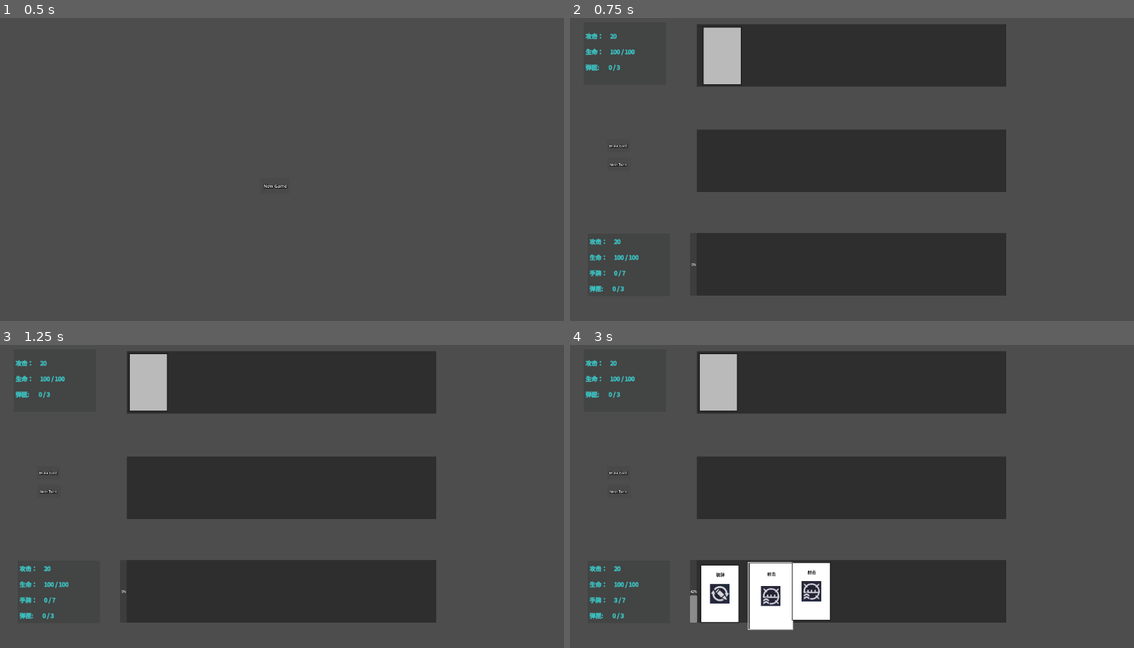
Above: before the commit, frames 1-4 (two rows, left to right).
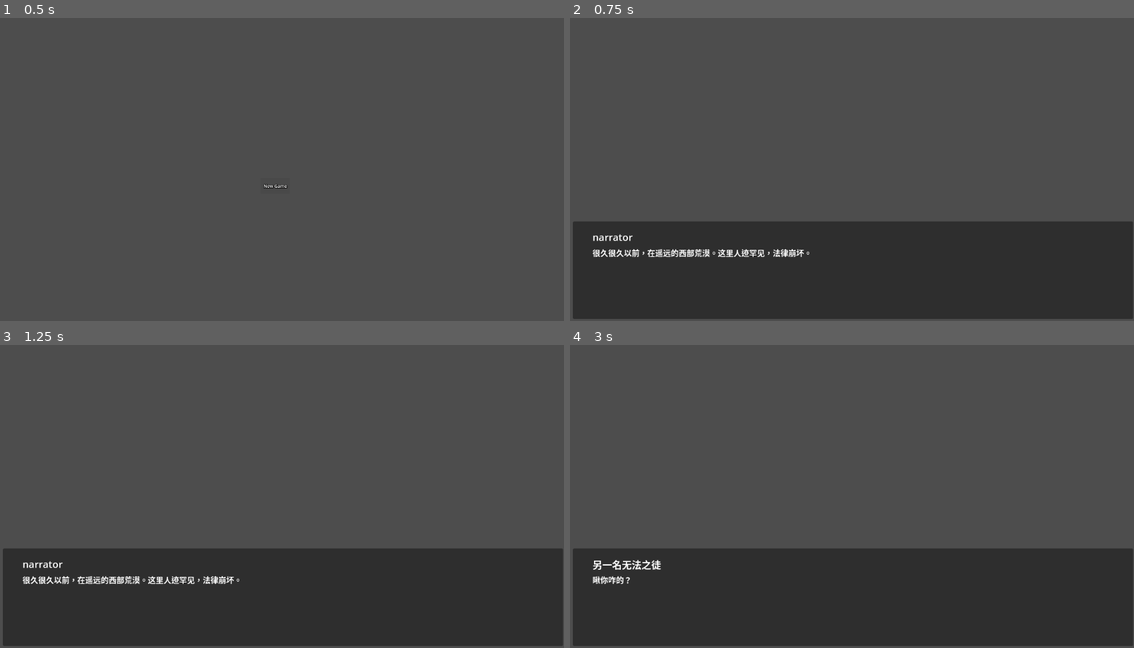
Above: after the commit, the same moments.

Repository: secondreich/Cards-of-Gun
Game: Godot game, scene res://menu.tscn
Same seed, same stepped clock (60 frames per second), same inputs: the game is played once before the commit and once after it. The engine's default icon, where the game draws it, is replaced by a stand-in: a white triangle on a blue panel in a dark square.
Inputs (mouse positions are in pixels of both pictures, inside the frame that each line leads up to; where the layout moved, square brackets give the same spot in the first picture):
- Up to frame 1 (0.5 s): no input
- Up to frame 2 (0.75 s): click (846, 184) at 0.5 s
- Up to frame 3 (1.25 s): no input
- Up to frame 4 (3 s): click (852, 596) [620, 472] at 1.25 s; click (852, 596) at 2.02 s; click (716, 590) at 2.77 s

Frame 1 is identical in both runs. In frame 2, 41% of the frame differs, in the area x 0-100%, y 2-100%; in frame 3, 41%; in frame 4, 44%.

Commit message:
更新对话框与剧情

Diff:
--- a/Card/Card_test.tscn
+++ b/Card/Card_test.tscn
@@ -78,6 +78,7 @@
 metadata/_edit_use_anchors_ = true
 
 [node name="Card Button" type="Button" parent="."]
+self_modulate = Color(1, 1, 1, 0.043137256)
 layout_mode = 1
 anchors_preset = -1
 anchor_left = 0.03636364
--- a/Card/card.gd
+++ b/Card/card.gd
@@ -7,7 +7,7 @@
 @export var follow_target : Node
 
 var velocity = Vector2.ZERO
-var damping = 0.25
+var damping = 0.3
 var stiffness = 500
 
 var whichDeckIn #检查卡组落点
--- a/Gd script/main.gd
+++ b/Gd script/main.gd
@@ -27,6 +27,8 @@
 
 func _ready() -> void:
 	$HandCardPer.max_value = 7
+	$OppoentProperty/OppoentLife2.max_value = oppoentrMaxLife
+	$PlayerProperty/PlayLife2.max_value = playerMaxLife
 	update_data()
 	get_oppoent_cards()
 	print("ready")
@@ -36,10 +38,10 @@
 	var handsCards = $HandCards.cardDeck.get_children()
 
 	#判断是否能下一轮
-	#if scene_1.card_total_num < playerLife:
-		#$DrawCard/Button.disabled = false
-	#else:
-		#$DrawCard/Button.disabled = true
+	if scene_1.card_total_num <  playerLife/20 :
+		$DrawCard/Button.disabled = false
+	else:
+		$DrawCard/Button.disabled = true
 
 	#检查复数牌的打出机制
 	if not usedCards.is_empty():
@@ -72,6 +74,11 @@
 	return cardToAdd
 
 func get_cards():
+	#复数检查防止掉帧
+	if scene_1.card_total_num <  playerLife/20 :
+		$DrawCard/Button.disabled = false
+
+
 	var num_cards = 3
 	var cards_drawn = 0
 	var selected_cards = []
@@ -104,6 +111,8 @@
 #更新数据
 func update_data() -> void:
 	$HandCardPer.value = scene_1.card_total_num
+	$OppoentProperty/OppoentLife2.value = oppoentLife
+	$PlayerProperty/PlayLife2.value = playerLife
 	$PlayerProperty/PlayerAttack.text ="攻击：     " + str(playerAttack)
 	$PlayerProperty/PlayerHandCard.text = "手牌：     " + str(scene_1.card_total_num) + " / " + str(7)
 	$PlayerProperty/PlayerLife.text = "生命：     " + str(playerLife) + " / " + str(playerMaxLife)
@@ -138,7 +147,8 @@
 		c.cardCurrentState = c.cardState.del
 
 		#在弃牌堆中加入打出的卡，再从使用栏中将其删掉
-		discard_deck.append(c.cardName)
+		if c.cardName != "volley":
+			discard_deck.append(c.cardName)
 		delCards +=1
 	scene_1.card_total_num -= delCards
 
@@ -213,7 +223,7 @@
 	if oppoentAmmo == oppoentMaxAmmo:
 		return ["volley"]
 	if playerAmmo == 0:
-		oppoentCards.filter(func(x): return x != "avoid")
+		oppoentCards = oppoentCards.filter(func(x): return x != "avoid")
 	if oppoentAmmo == 0:
-		oppoentCards.filter(func(x): return x != "shoot")
+		oppoentCards = oppoentCards.filter(func(x): return x != "shoot")
 	return oppoentCards
--- a/Gd script/menu.gd
+++ b/Gd script/menu.gd
@@ -2,5 +2,5 @@
 
 
 func _start_new_game() -> void:
-	get_tree().change_scene_to_file("res://main.tscn")
+	get_tree().change_scene_to_file("res://stories.tscn")
 	pass
--- /dev/null
+++ b/dialogue/dialogue.gd
@@ -0,0 +1,13 @@
+extends Resource
+
+class_name dialogue
+
+@export var speaker : String
+@export var content : String
+@export var avatar : Texture
+#头像位置可以在左右或者无
+enum avatarEnum {left, right, noAcatar}
+enum uiEnum {up, mid, bottle}
+
+@export var avatarPosition = avatarEnum.noAcatar
+@export var uiPosition = uiEnum.bottle
--- /dev/null
+++ b/dialogue/dialogueGroup.gd
@@ -0,0 +1,5 @@
+extends Resource
+
+class_name dialogueGroup
+
+@export var dialogueGroup : Array[dialogue]
--- /dev/null
+++ b/dialogue/dialogueUi.tscn
@@ -0,0 +1,73 @@
+[gd_scene load_steps=3 format=3 uid="uid://4r7rawsck8wa"]
+
+[ext_resource type="Script" uid="uid://b64de4ov6o6bb" path="res://dialogue/dialogue_ui.gd" id="1_fs2ar"]
+[ext_resource type="Resource" uid="uid://x07kd5hv2ckp" path="res://dialogue/startStorie.tres" id="2_2pfd6"]
+
+[node name="DialogueUi" type="Control" node_paths=PackedStringArray("leftAvatar", "speaker", "content", "rightAvatar")]
+custom_minimum_size = Vector2(1150, 200)
+layout_mode = 3
+anchor_right = 0.9982639
+anchor_bottom = 1.0030864
+script = ExtResource("1_fs2ar")
+leftAvatar = NodePath("HBoxContainer/leftAvatar")
+speaker = NodePath("HBoxContainer/Panel/MarginContainer/VBoxContainer/speaker")
+content = NodePath("HBoxContainer/Panel/MarginContainer/VBoxContainer/content")
+rightAvatar = NodePath("HBoxContainer/rightAvatar")
+mainDialogues = ExtResource("2_2pfd6")
+metadata/_edit_use_anchors_ = true
+
+[node name="HBoxContainer" type="HBoxContainer" parent="."]
+layout_mode = 0
+offset_right = 1152.0
+offset_bottom = 200.0
+
+[node name="leftAvatar" type="TextureRect" parent="HBoxContainer"]
+custom_minimum_size = Vector2(0, 200)
+layout_mode = 2
+
+[node name="Panel" type="Panel" parent="HBoxContainer"]
+layout_mode = 2
+size_flags_horizontal = 3
+
+[node name="MarginContainer" type="MarginContainer" parent="HBoxContainer/Panel"]
+layout_mode = 1
+anchors_preset = 15
+anchor_right = 1.0
+anchor_bottom = 1.0
+grow_horizontal = 2
+grow_vertical = 2
+theme_override_constants/margin_left = 40
+theme_override_constants/margin_top = 18
+theme_override_constants/margin_right = 40
+theme_override_constants/margin_bottom = 18
+
+[node name="VBoxContainer" type="VBoxContainer" parent="HBoxContainer/Panel/MarginContainer"]
+layout_mode = 2
+size_flags_horizontal = 3
+
+[node name="speaker" type="RichTextLabel" parent="HBoxContainer/Panel/MarginContainer/VBoxContainer"]
+custom_minimum_size = Vector2(0, 30)
+layout_mode = 2
+theme_override_font_sizes/normal_font_size = 20
+text = "SPEAKER"
+
+[node name="content" type="RichTextLabel" parent="HBoxContainer/Panel/MarginContainer/VBoxContainer"]
+layout_mode = 2
+size_flags_vertical = 3
+text = "Content
+"
+
+[node name="rightAvatar" type="TextureRect" parent="HBoxContainer"]
+custom_minimum_size = Vector2(0, 200)
+layout_mode = 2
+
+[node name="Button" type="Button" parent="."]
+self_modulate = Color(1, 1, 1, 0)
+layout_mode = 1
+anchors_preset = 15
+anchor_right = 1.0
+anchor_bottom = 1.0
+grow_horizontal = 2
+grow_vertical = 2
+
+[connection signal="button_down" from="Button" to="." method="_on_click_to_next_dialogue"]
--- /dev/null
+++ b/dialogue/dialogue_ui.gd
@@ -0,0 +1,42 @@
+extends Control
+
+@export_group("UI")
+@export var leftAvatar : TextureRect
+@export var speaker : RichTextLabel
+@export var content : RichTextLabel
+@export var rightAvatar : TextureRect
+
+@export_group("对话组")
+@export var mainDialogues : dialogueGroup
+
+var dialogue_index = 0
+
+func _ready():
+	add_next_dialogue()
+
+
+func add_next_dialogue() -> void:
+	var now_dialogue = mainDialogues.dialogueGroup[dialogue_index]
+	#填充对话内容
+	speaker.text = now_dialogue.speaker
+	content.text = now_dialogue.content
+	if now_dialogue.avatarPosition == dialogue.avatarEnum.left:
+		leftAvatar.texture = now_dialogue.avatar
+	elif now_dialogue.avatarPosition == dialogue.avatarEnum.right:
+		rightAvatar.texture = now_dialogue.avatar
+
+	if now_dialogue.uiPosition == dialogue.uiEnum.up:
+		pass
+	elif now_dialogue.uiPosition == dialogue.uiEnum.mid:
+		pass
+	elif now_dialogue.uiPosition == dialogue.uiEnum.bottle:
+		pass
+
+
+func _on_click_to_next_dialogue():
+	dialogue_index += 1
+	if dialogue_index < mainDialogues.dialogueGroup.size():
+		add_next_dialogue()
+	else:
+		self.visible = 0
+		get_tree().change_scene_to_file("res://main.tscn")
--- /dev/null
+++ b/dialogue/startStorie.tres
@@ -0,0 +1,39 @@
+[gd_resource type="Resource" script_class="dialogueGroup" load_steps=8 format=3 uid="uid://x07kd5hv2ckp"]
+
+[ext_resource type="Script" uid="uid://rtxg2hbq8r7j" path="res://dialogue/dialogue.gd" id="1_mwtk7"]
+[ext_resource type="Script" uid="uid://c8swl8bq053et" path="res://dialogue/dialogueGroup.gd" id="2_vp4yp"]
+
+[sub_resource type="Resource" id="Resource_mwtk7"]
+script = ExtResource("1_mwtk7")
+speaker = "narrator"
+content = "很久很久以前，在遥远的西部荒漠。这里人迹罕见，法律崩坏。"
+metadata/_custom_type_script = "uid://rtxg2hbq8r7j"
+
+[sub_resource type="Resource" id="Resource_vp4yp"]
+script = ExtResource("1_mwtk7")
+speaker = "narrator"
+content = "一天两名无法之徒在这里相遇。很不幸，两人并无恩怨，但却生起矛盾。"
+metadata/_custom_type_script = "uid://rtxg2hbq8r7j"
+
+[sub_resource type="Resource" id="Resource_dpmfy"]
+script = ExtResource("1_mwtk7")
+speaker = "一名无法之徒"
+content = "你瞅啥？"
+metadata/_custom_type_script = "uid://rtxg2hbq8r7j"
+
+[sub_resource type="Resource" id="Resource_3pj85"]
+script = ExtResource("1_mwtk7")
+speaker = "另一名无法之徒"
+content = "瞅你咋的？"
+metadata/_custom_type_script = "uid://rtxg2hbq8r7j"
+
+[sub_resource type="Resource" id="Resource_v0ok2"]
+script = ExtResource("1_mwtk7")
+speaker = "narrator"
+content = "现在他们有恩怨了，于是两人决定用决斗来解决这些，然而就在这时……"
+metadata/_custom_type_script = "uid://rtxg2hbq8r7j"
+
+[resource]
+script = ExtResource("2_vp4yp")
+dialogueGroup = Array[ExtResource("1_mwtk7")]([SubResource("Resource_mwtk7"), SubResource("Resource_vp4yp"), SubResource("Resource_dpmfy"), SubResource("Resource_3pj85"), SubResource("Resource_v0ok2")])
+metadata/_custom_type_script = "uid://c8swl8bq053et"
--- a/main.tscn
+++ b/main.tscn
@@ -9,6 +9,12 @@
 font_size = 18
 shadow_size = 12
 shadow_color = Color(0.00392157, 0, 0, 0.615686)
+
+[sub_resource type="FontVariation" id="FontVariation_1bvp3"]
+
+[sub_resource type="Theme" id="Theme_lquwl"]
+default_font = SubResource("FontVariation_1bvp3")
+default_font_size = 1
 
 [node name="Main" type="Node2D" node_paths=PackedStringArray("scene_1", "scene_2")]
 position = Vector2(0.99999994, 0)
@@ -155,6 +161,18 @@
 vertical_alignment = 1
 metadata/_edit_use_anchors_ = true
 
+[node name="OppoentLife2" type="ProgressBar" parent="OppoentProperty"]
+modulate = Color(0.5686275, 0.20392157, 0, 1)
+self_modulate = Color(0.9815763, 0.9815763, 0.9815763, 1)
+layout_mode = 0
+anchor_left = 0.01904762
+anchor_top = 0.375
+anchor_right = 0.9714286
+anchor_bottom = 0.5625
+theme = SubResource("Theme_lquwl")
+value = 100.0
+metadata/_edit_use_anchors_ = true
+
 [node name="PlayerProperty" type="Panel" parent="."]
 modulate = Color(0.011764706, 0.12156863, 0.16470589, 0.49803922)
 self_modulate = Color(0.36862746, 0.36862746, 0.36862746, 0.4)
@@ -216,5 +234,17 @@
 label_settings = ExtResource("5_lquwl")
 vertical_alignment = 1
 
+[node name="PlayLife2" type="ProgressBar" parent="PlayerProperty"]
+modulate = Color(0.5686275, 0.20392157, 0, 1)
+self_modulate = Color(0.9815763, 0.9815763, 0.9815763, 1)
+layout_mode = 0
+anchor_left = 0.017857138
+anchor_top = 0.2890625
+anchor_right = 0.9702381
+anchor_bottom = 0.4765625
+theme = SubResource("Theme_lquwl")
+value = 100.0
+metadata/_edit_use_anchors_ = true
+
 [connection signal="button_down" from="DrawCard/Button" to="." method="get_cards"]
 [connection signal="button_down" from="NextTurn/Button" to="." method="next_turn"]
--- /dev/null
+++ b/stories.tscn
@@ -0,0 +1,11 @@
+[gd_scene load_steps=2 format=3 uid="uid://blpxnyj1yikx6"]
+
+[ext_resource type="PackedScene" uid="uid://4r7rawsck8wa" path="res://dialogue/dialogueUi.tscn" id="1_emke5"]
+
+[node name="Stories" type="Node2D"]
+
+[node name="DialogueUi" parent="." instance=ExtResource("1_emke5")]
+offset_left = 2.0
+offset_top = 444.0
+offset_right = 1152.0
+offset_bottom = 644.0
Not shown, added: dialogue/dialogue.gd.uid
Not shown, added: dialogue/dialogueGroup.gd.uid
Not shown, added: dialogue/dialogue_ui.gd.uid
Not shown: 1 places in main.tscn that only renumber resources
Not shown, added: design/~$临时设计案.docx
Not shown, added: design/~$文案.docx
Not shown, changed: design/临时设计案.docx
Not shown, added: design/文案.docx
